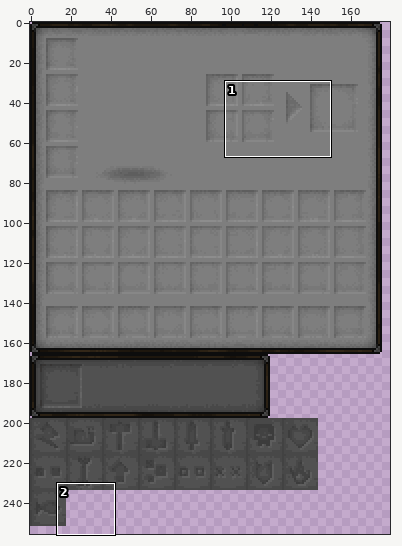
Edited in one commit: sprite sheet (gui/inventory.png). Above, an overview of the earlier version with the close-up marked.
Close-up. The starting point:
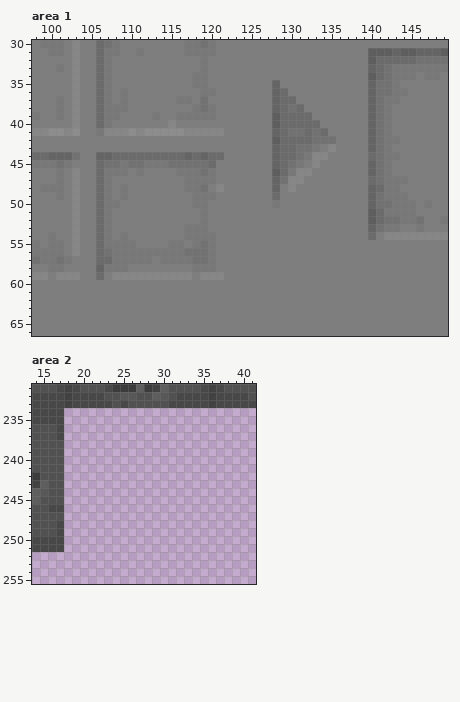
The file is 256x256 pixels. Colours within 5 levels of each other are drawn and written as one. Shown: area 1: x 98..149, y 30..66; area 2: x 14..41, y 231..255. The wide view leaves out empty margins.
Once edited:
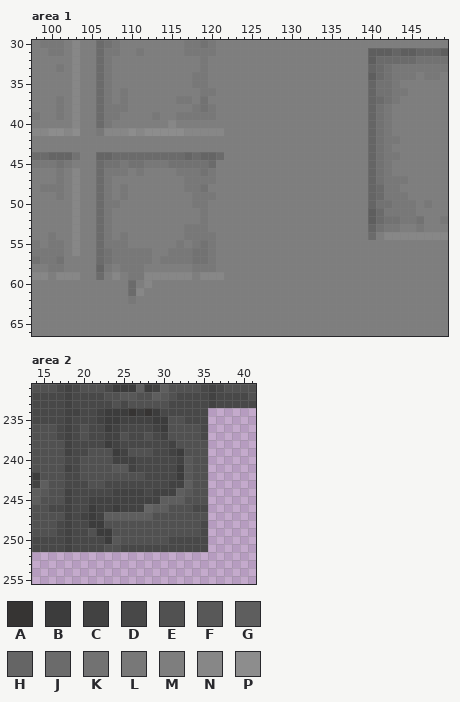
Palette (. is transparent): A #363433  B #3c3c3c  C #424242  D #484848  E #515151  F #585858  G #5e5e5e  H #656565  J #6b6b6b  K #727272  L #787878  M #7e7e7e  N #878787  P #8d8d8d
Change:
Area 1:
y 35: x 128 H -> M
y 36: x 128..129 HJ -> MM
y 37: x 128..130 HJJ -> MMM; x 141..142 KL -> JK
y 38: x 128..131 HJKJ -> MMMM
y 39: x 128..132 GJJJJ -> MMMMM
y 40: x 128..133 GJJJJJ -> MMMMMM
y 41: x 128..134 HJKKJKJ -> MMMMMMM
y 42: x 128..135 GJJJJKKK -> MMMMMMMM
y 43: x 128..133 HJJKKL -> MMMMMM; x 135 N -> M
y 44: x 120 J -> H; x 128..134 HJJKLNN -> MMMMMMM; x 140 J -> H
y 45: x 128..131 HJKL -> MMMM; x 133 N -> M
y 46: x 128..132 GJLNN -> MMMMM
y 47: x 128..131 HKNN -> MMMM; x 140 J -> H
y 48: x 121 N -> M; x 128 H -> M; x 130 N -> M
y 49: x 128 J -> M; x 141 K -> J
y 50: x 128 L -> M
y 55: x 110 L -> M; x 115 L -> M
y 56: x 113..114 LL -> MM; x 117 K -> L
y 57: x 102 L -> M; x 107 J -> K
y 58: x 108 L -> M; x 110..111 MM -> LL
y 59: x 109..111 NNN -> MLL
y 60: x 110 M -> J; x 112 M -> N
y 61: x 110..111 MM -> JN
y 62: x 110 M -> L
Area 2:
y 234: x 18..35 .................. -> CCDDCBBBABABDDDDDD
y 235: x 18..35 .................. -> CDDDCBBCCCCBBEEDDD
y 236: x 18..35 .................. -> CDEDDBCDDDDCBEEEED
y 237: x 18..35 .................. -> CDEDDCCEDDEDCEEEED
y 238: x 18..35 .................. -> CDDDDBCDDDDDDCEEEE
y 239: x 18..35 .................. -> CDDEEEBCEEEDDCBEEE
y 240: x 18..35 .................. -> DDEEEECCCDDDDDCFEE
y 241: x 18..35 .................. -> CDEEEEFFCDDDDDBFEE
y 242: x 18..35 .................. -> DDEEEEEEEEDDDDBFEE
y 243: x 18..35 .................. -> DDDEEDDDDDDDDCCGEE
y 244: x 18..35 .................. -> CDDDDDCCCCDCCCGFEE
y 245: x 18..35 .................. -> CDDCCCCCCCCCGGGEEE
y 246: x 18..35 .................. -> CDDBCCBCCCHGGEEEDD
y 247: x 18..35 .................. -> CDCBCGGGGGGEEEEEEE
y 248: x 18..35 .................. -> CDDBBEEEEEEEEEEEED
y 249: x 18..35 .................. -> CDDEBBEEEEEEEEEEED
y 250: x 18..35 .................. -> CDDDDBFEEEEEEDDDDD
y 251: x 18..35 .................. -> CDDDDEEDDDDDDDDDDD
Pixel boxes of the changes (left, top, right, bottom) in both close-ups:
changed: (272, 80, 336, 208)
changed: (376, 96, 392, 104)
changed: (208, 152, 216, 160)
changed: (368, 152, 384, 200)
changed: (216, 184, 224, 192)
changed: (104, 240, 192, 304)
changed: (64, 256, 72, 264)
added: (64, 408, 208, 552)
